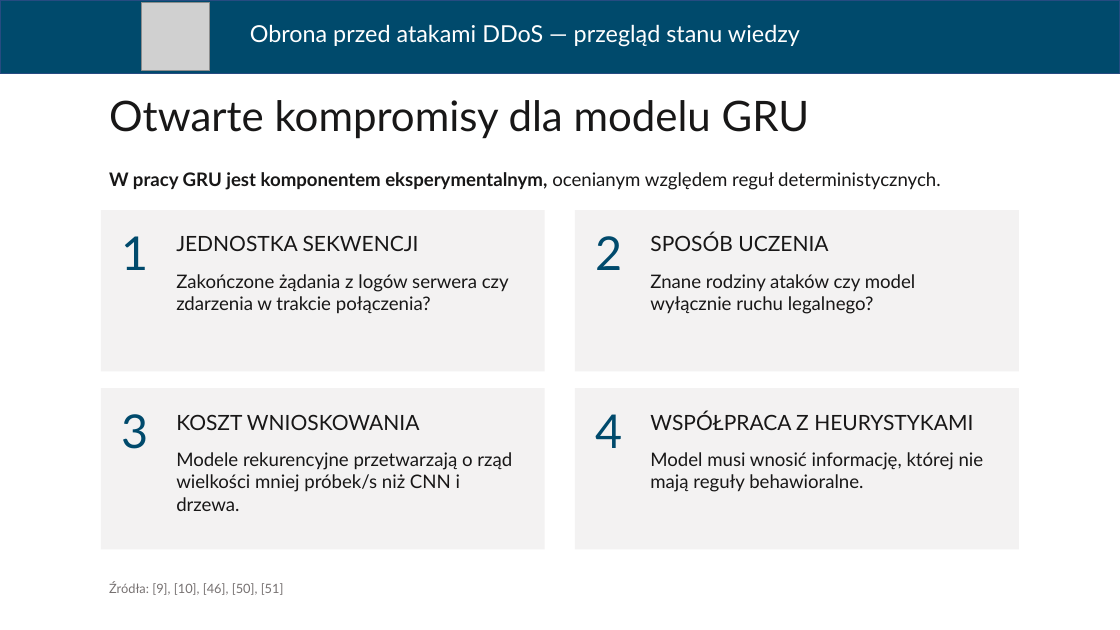
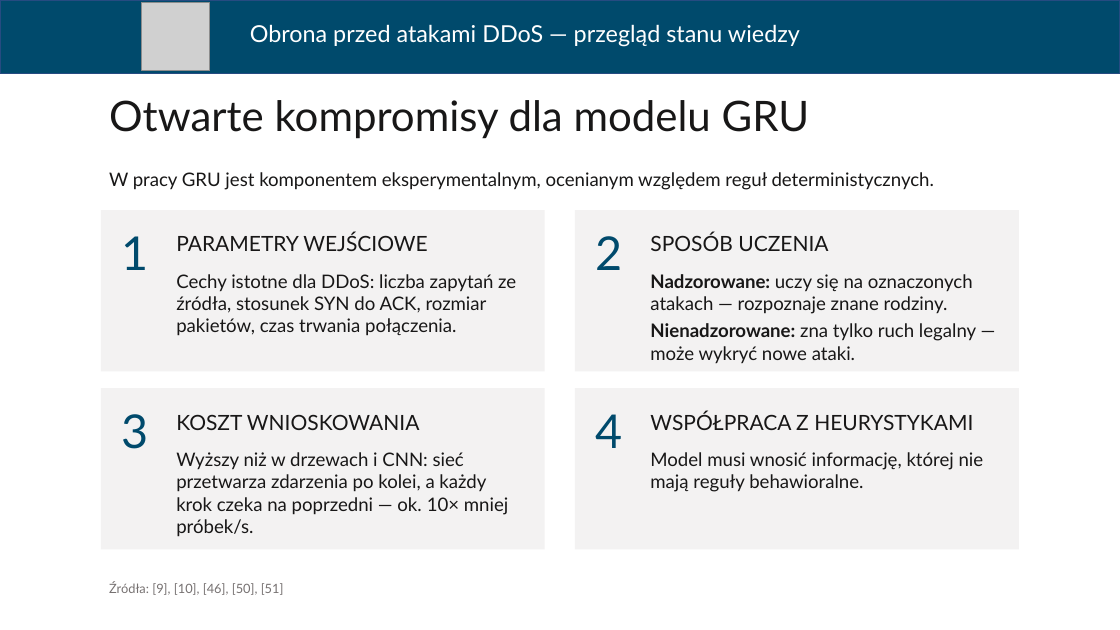
Before and after one commit to ArturBrogowicz/code, a slide deck: slide 20 of presentation/Prezentacja_WEiTI_PL.pptx (slide 19 before the commit). Drawn at 1120x630 pixels with LibreOffice and Linux fonts; fonts in the diff are those of the drawing; grey boxes stand for pictures. Boxes give left, top, right and bottom in pixels: in the first picture for what was removed or moved away, otherwise in the second. Text is boxed around its words. In the diff, an @@ line names an element or a change of style, - is before the commit and + after.

```diff
--- a/presentation/Prezentacja_WEiTI_PL.pptx
+++ b/presentation/Prezentacja_WEiTI_PL.pptx
@@ text "W pracy GRU jest komponentem ..." at bbox=[109, 172, 934, 190]: bold off in "W pracy GRU jest komponentem eksperymentalnym," @@
@@ text at bbox=[176, 233, 427, 251]: text changed @@
-JEDNOSTKA SEKWENCJI
+PARAMETRY WEJŚCIOWE
@@ text at bbox=[176, 274, 516, 336]: text changed @@
-Zakończone żądania z logów serwera czy zdarzenia w trakcie połączenia?
+Cechy istotne dla DDoS: liczba zapytań ze źródła, stosunek SYN do ACK, rozmiar pakietów, czas trwania połączenia.
@@ text at bbox=[650, 274, 976, 363]: text changed @@
-Znane rodziny ataków czy model wyłącznie ruchu legalnego?
+Nadzorowane: uczy się na oznaczonych atakach — rozpoznaje znane rodziny.
+Nienadzorowane: zna tylko ruch legalny — może wykryć nowe ataki.
@@ text at bbox=[176, 452, 508, 537]: text changed @@
-Modele rekurencyjne przetwarzają o rząd wielkości mniej próbek/s niż CNN i drzewa.
+Wyższy niż w drzewach i CNN: sieć przetwarza zdarzenia po kolei, a każdy krok czeka na poprzedni — ok. 10× mniej próbek/s.
```
Also in this commit, not shown: 10 other slides changed, 1 slide added, 1 slide removed.
